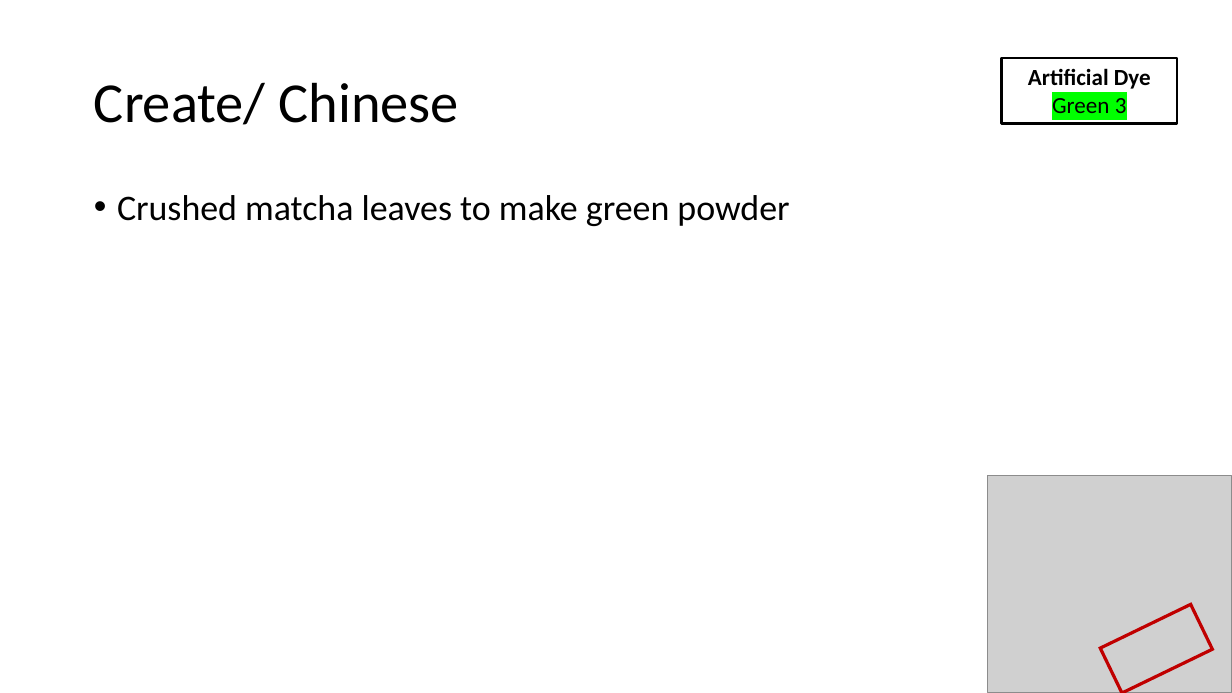
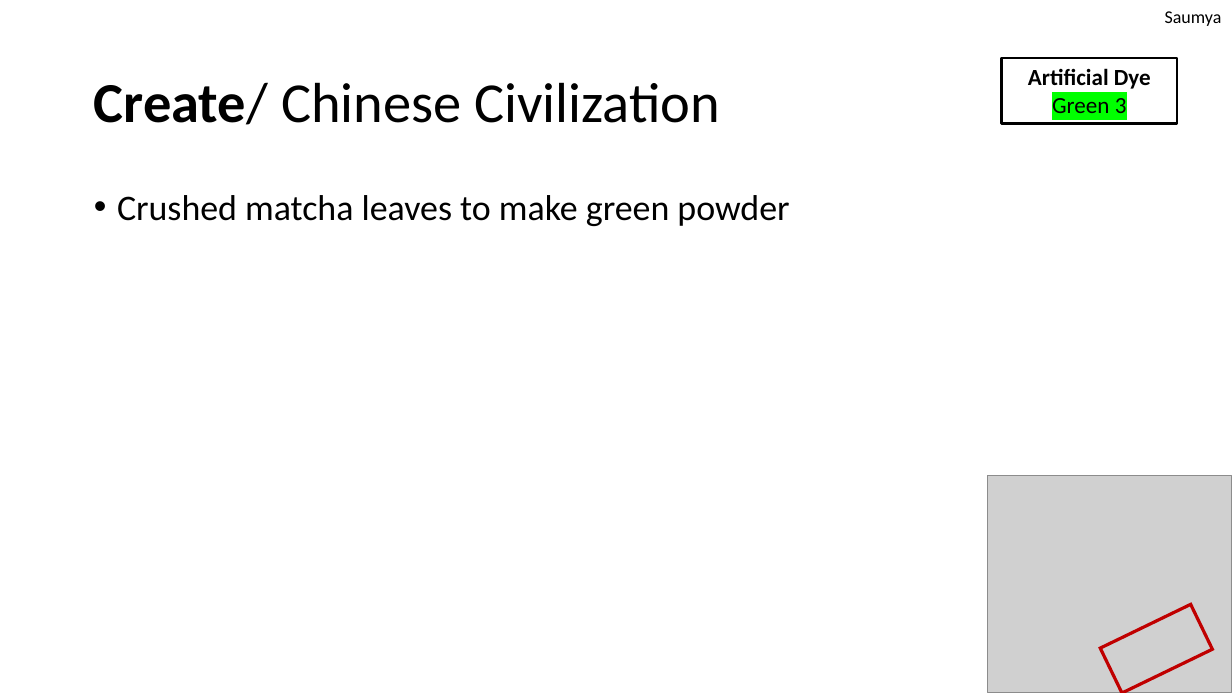
Before and after one commit to LegoRisingStars/Challenge2025, a slide deck: slide 8 of Unearthed Innovation Project - Rising Stars.pptx (slide 7 before the commit). Drawn at 1232x693 pixels with LibreOffice and Linux fonts; fonts in the diff are those of the drawing; grey boxes stand for pictures. Boxes give left, top, right and bottom in pixels: in the first picture for what was removed or moved away, otherwise in the second. Text is boxed around its words. In the diff, an @@ line names an element or a change of style, - is before the commit and + after.

```diff
--- a/Unearthed Innovation Project - Rising Stars.pptx
+++ b/Unearthed Innovation Project - Rising Stars.pptx
@@ text added at box(1165, 11, 1222, 26), 14 pt, text #000000 @@
+Saumya
@@ title at box(94, 82, 720, 125): text changed @@
-Create/ Chinese
+Create/ Chinese Civilization
```
Also in this commit, not shown: 12 other slides changed, 3 slides added, 1 slide removed, 2 other files.
